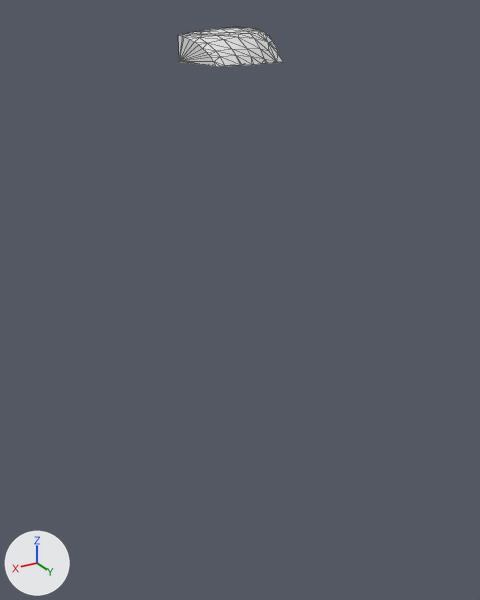
The glTF model assets/terrain/surface_pieces/surf_35_1.glb, before and after one commit.
Camera for both pictures: a camera (50 mm lens) standing at (87.5, 135.8, 7.5) and looking at (67.1, 101.7, -9.6). The lights are fixed; the arrows at lower left show +X, +Y and +Z. The picture after the commit comes second. Mesh edges are drawn as thin lines. Where no turn or scale is listed for an object, it has been applied to the vertices.

In view in the first picture: 'geometry_0'.
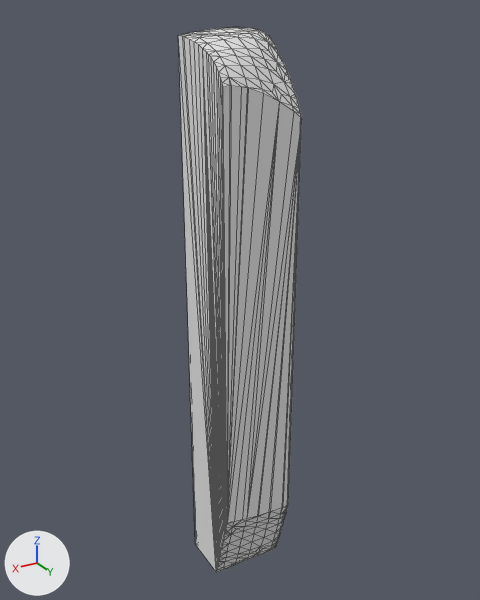
Patch to the scene script:
```diff
--- a/assets/terrain/surface_pieces/surf_35_1.glb.py
+++ b/assets/terrain/surface_pieces/surf_35_1.glb.py
@@ me_geometry_0 @@
 # used by ob_geometry_0; location = (0.0, 0.0, 0.0)
-me_geometry_0.from_pydata(...)  # 92 vertices, 180 faces; spans x 65.0..70.0, y 100.0..104.35, z 5.0..6.76
+me_geometry_0.from_pydata(...)  # 211 vertices, 418 faces; spans x 65.0..70.0, y 100.0..105.0, z -30.0..6.76
+# me_geometry_0 part 1
+# 19 vertices are removed from x 65.0..70.0, y 100.0..104.35, z 5.0
+# 84 faces are deleted
+# 1 vertex moves from x 69.5, y 104.35, z 5.0 to x 70.0, y 104.54, z 4.74
+# 133 vertices are added at x 65.0..70.0, y 100.0..105.0, z -30.0..4.99
+# 5 new vertices lie (0.0, 0.15, 0.5) away from vertices in x 65.0..69.48, y 103.59..104.6, z -29.8..-25.84
+# 322 new faces join them
```

Location of each change, (x1, y1, x2, y2) in pixels of the pictures (480 x 600 px):
'geometry_0', reshaped (18% wider, 1232% taller): before (178, 27, 283, 67); after (178, 27, 302, 572)
part 1 of me_geometry_0, built on: before (178, 36, 283, 67); after (178, 36, 302, 572)
